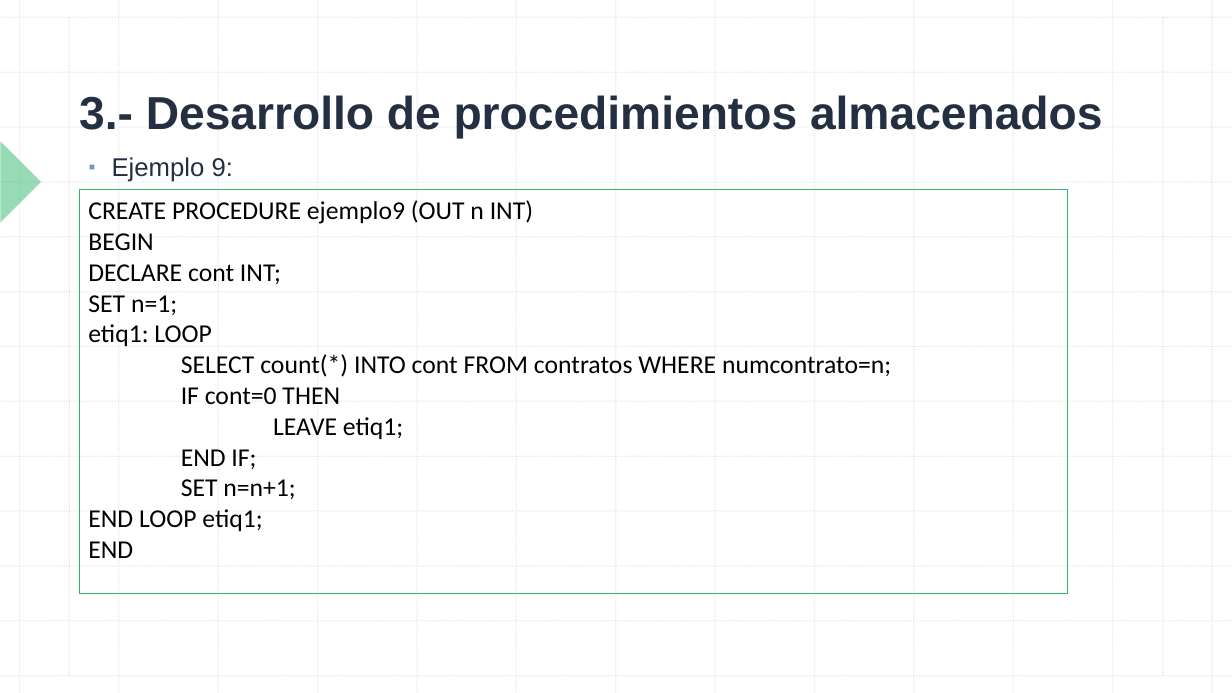
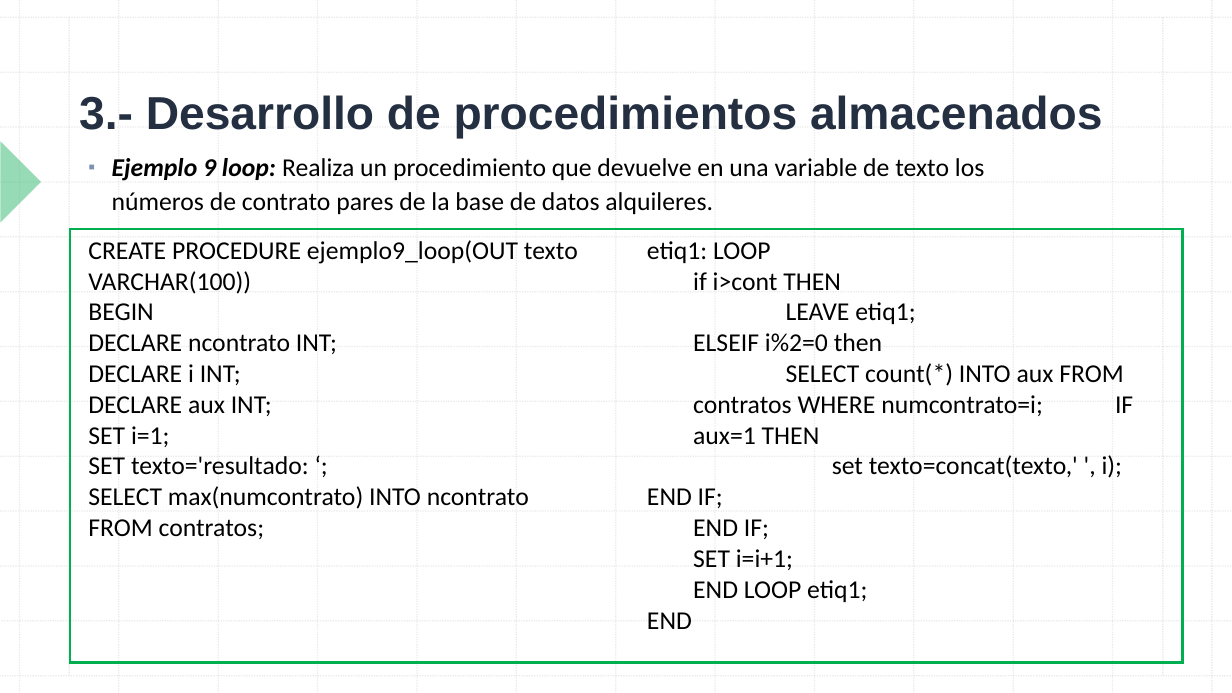
Before and after one commit to NuriaCelis/GBD2324, a slide deck: slide 5 of Tema6/TEMA 6 Sesion 4.pptx (slide 6 before the commit). Drawn at 1232x693 pixels with LibreOffice and Linux fonts; fonts in the diff are those of the drawing. Boxes give left, top, right and bottom in pixels: in the first picture for what was removed or moved away, otherwise in the second. Text is boxed around its words. In the diff, an @@ line names an element or a change of style, - is before the commit and + after.

```diff
--- a/Tema6/TEMA 6 Sesion 4.pptx
+++ b/Tema6/TEMA 6 Sesion 4.pptx
@@ text at bbox=[112, 158, 984, 214]: text changed; font Arial to Calibri; text colour #242F41 to #000000 @@
-▪ Ejemplo 9:
+▪ Ejemplo 9 loop: Realiza un procedimiento que devuelve en una variable de texto los números de contrato pares de la base de datos alquileres.
@@ rectangle added at bbox=[70, 229, 1183, 663], outline #00B050 2 pt @@
@@ text "CREATE PROCEDURE ejemplo9_loop(OUT texto VARCHAR(100))": place and size @@
-text "CREATE PROCEDURE ejemplo9_loop(OUT texto VARCHAR(100))" at bbox=[79, 189, 1067, 594]
+text "CREATE PROCEDURE ejemplo9_loop(OUT texto VARCHAR(100))" at bbox=[88, 240, 578, 539]
@@ text "CREATE PROCEDURE ejemplo9_loop(OUT texto VARCHAR(100))" at bbox=[88, 240, 578, 539]: outline #31B86F 0.75 pt to none @@
@@ text at bbox=[88, 240, 578, 294]: text changed @@
-CREATE PROCEDURE ejemplo9 (OUT n INT)
+CREATE PROCEDURE ejemplo9_loop(OUT texto VARCHAR(100))
@@ text added at bbox=[647, 241, 1133, 629], 20 pt, text #000000 @@
+etiq1: LOOP
+  if i>cont THEN
+  LEAVE etiq1;
+  ELSEIF i%2=0 then
+  SELECT count(*) INTO aux FROM contratos WHERE numcontrato=i; IF aux=1 THEN
+set texto=concat(texto,' ', i); END IF;
+  END IF;
+  SET i=i+1;
+  END LOOP etiq1;
+END
@@ text at bbox=[88, 334, 529, 539]: text changed @@
-DECLARE cont INT;
-SET n=1;
-etiq1: LOOP
-SELECT count(*) INTO cont FROM contratos WHERE numcontrato=n;
-IF cont=0 THEN
-LEAVE etiq1;
-END IF;
-SET n=n+1;
-END LOOP etiq1;
-END
+DECLARE ncontrato INT;
+DECLARE i INT;
+DECLARE aux INT;
+SET i=1;
+SET texto='resultado: ‘;
+SELECT max(numcontrato) INTO ncontrato
+FROM contratos;
```
Also in this commit, not shown: 5 slides added, 8 slides removed, 2 other files.
